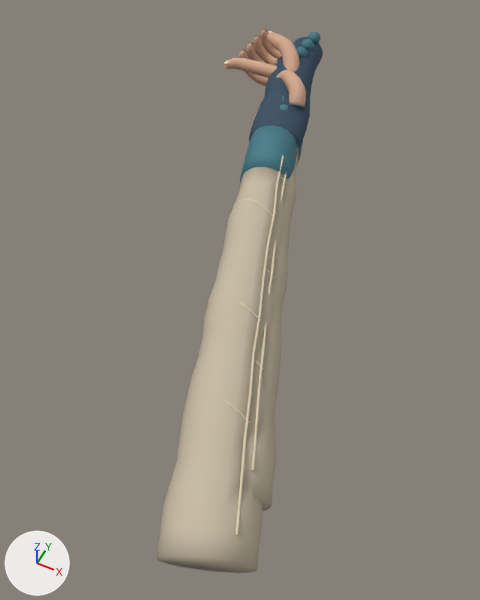
Renders of the glTF model models/csgo/anime-karambit-hand.glb from each side of a commit.
The view is the same before and after, from a 50 mm camera at (0.35, -0.734, 0.449) aimed at (0.122, -0.277, -0.122). The axes (+X, +Y, +Z) are drawn at lower left. The lights are the same throughout. The picture after the commit comes second. Where no turn or scale is listed for an object, it has been applied to the vertices.

The first picture shows 'attackHand_Ivory tailored stitching', 'attackHand_Soft ivory field sleeve', 'attackHand_Tailored graphite glove', 'attackHand_Teal glove binding', 'attackHand_Warm exposed fingers', 'rightHand_Ivory tailored stitching', 'rightHand_Soft ivory field sleeve', 'rightHand_Tailored graphite glove', 'rightHand_Teal glove binding', 'rightHand_Warm exposed fingers'.
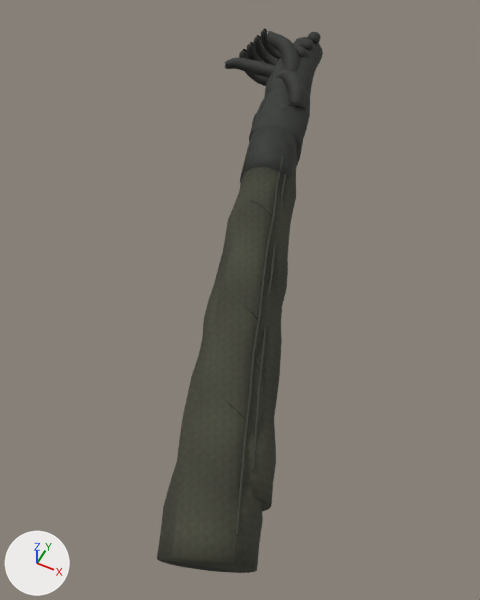
The change, as a diff of the scene's bpy script:
```diff
--- a/models/csgo/anime-karambit-hand.glb.py
+++ b/models/csgo/anime-karambit-hand.glb.py
@@ mat_realistic_charcoal_glove_teal_glove_binding @@
+mat_realistic_charcoal_glove_teal_glove_binding = bpy.data.materials.new('Realistic charcoal glove teal glove binding')
+# uses the picture img_realistic_leather_albedo
+# uses the picture img_realistic_leather_relief
+# uses the picture img_realistic_leather_roughness
@@ mat_realistic_charcoal_glove_tailored_graphite_glove @@
+mat_realistic_charcoal_glove_tailored_graphite_glove = bpy.data.materials.new('Realistic charcoal glove tailored graphite glove')
+# uses the picture img_realistic_leather_albedo
+# uses the picture img_realistic_leather_relief
+# uses the picture img_realistic_leather_roughness
@@ mat_realistic_charcoal_glove_warm_exposed_fingers @@
+mat_realistic_charcoal_glove_warm_exposed_fingers = bpy.data.materials.new('Realistic charcoal glove warm exposed fingers')
+# uses the picture img_realistic_leather_albedo
+# uses the picture img_realistic_leather_relief
+# uses the picture img_realistic_leather_roughness
@@ mat_realistic_olive_field_ripstop @@
+mat_realistic_olive_field_ripstop = bpy.data.materials.new('Realistic olive field ripstop')
+# uses the picture img_realistic_cloth_albedo
+# uses the picture img_realistic_cloth_relief
+# uses the picture img_realistic_cloth_roughness
@@ mat_realistic_muted_olive_sleeve_stitching @@
+mat_realistic_muted_olive_sleeve_stitching = bpy.data.materials.new('Realistic muted olive sleeve stitching')
+# nodes: BsdfPrincipled, Mix, OutputMaterial, VertexColor
+# colours: dark grey #3c3f35, mixed with the vertex colours
@@ me_curved_sleeve_fold_003 @@
 me_curved_sleeve_fold_003.from_pydata(...)  # 192 vertices, 336 faces; spans x 0.075..0.234, y -0.473..-0.081, z -0.104..-0.012
-me_curved_sleeve_fold_003.materials.append(mat_ivory_tailored_stitching)
+me_curved_sleeve_fold_003.materials.append(mat_realistic_muted_olive_sleeve_stitching)
@@ me_rounded_tailored_forearm_001 @@
 me_rounded_tailored_forearm_001.from_pydata(...)  # 480 vertices, 956 faces; spans x 0.04..0.254, y -0.512..-0.032, z -0.198..0.001
-me_rounded_tailored_forearm_001.materials.append(mat_soft_ivory_field_sleeve)
+me_rounded_tailored_forearm_001.materials.append(mat_realistic_olive_field_ripstop)
@@ me_closed_power_grip_palm @@
 me_closed_power_grip_palm.from_pydata(...)  # 180 vertices, 356 faces; spans x 0.0246..0.0925, y -0.0553..0.0803, z -0.0501..0.0179
-me_closed_power_grip_palm.materials.append(mat_tailored_graphite_glove)
+me_closed_power_grip_palm.materials.append(mat_realistic_charcoal_glove_tailored_graphite_glove)
@@ me_rolled_fingerless_edge_005 @@
 me_rolled_fingerless_edge_005.from_pydata(...)  # 836 vertices, 1596 faces; spans x 0.021..0.113, y -0.112..0.106, z -0.077..0.024
-me_rolled_fingerless_edge_005.materials.append(mat_teal_glove_binding)
+me_rolled_fingerless_edge_005.materials.append(mat_realistic_charcoal_glove_teal_glove_binding)
@@ me_closed_index_finger @@
 me_closed_index_finger.from_pydata(...)  # 3101 vertices, 6182 faces; spans x -0.0324..0.0687, y -0.0126..0.1066, z -0.0433..0.0347
-me_closed_index_finger.materials.append(mat_warm_exposed_fingers)
+me_closed_index_finger.materials.append(mat_realistic_charcoal_glove_warm_exposed_fingers)
@@ me_curved_sleeve_fold @@
 me_curved_sleeve_fold.from_pydata(...)  # 192 vertices, 336 faces; spans x 0.088..0.247, y -0.531..-0.139, z -0.108..-0.016
-me_curved_sleeve_fold.materials.append(mat_ivory_tailored_stitching)
+me_curved_sleeve_fold.materials.append(mat_realistic_muted_olive_sleeve_stitching)
@@ me_rounded_tailored_forearm @@
 me_rounded_tailored_forearm.from_pydata(...)  # 480 vertices, 956 faces; spans x 0.053..0.267, y -0.57..-0.09, z -0.202..-0.003
-me_rounded_tailored_forearm.materials.append(mat_soft_ivory_field_sleeve)
+me_rounded_tailored_forearm.materials.append(mat_realistic_olive_field_ripstop)
@@ me_curved_fingerless_glove_palm @@
 me_curved_fingerless_glove_palm.from_pydata(...)  # 180 vertices, 356 faces; spans x 0.0375..0.1113, y -0.108..-0.0107, z -0.0554..0.0058
-me_curved_fingerless_glove_palm.materials.append(mat_tailored_graphite_glove)
+me_curved_fingerless_glove_palm.materials.append(mat_realistic_charcoal_glove_tailored_graphite_glove)
@@ me_rolled_fingerless_edge @@
 me_rolled_fingerless_edge.from_pydata(...)  # 834 vertices, 1596 faces; spans x 0.045..0.126, y -0.17..0.0, z -0.081..0.012
-me_rolled_fingerless_edge.materials.append(mat_teal_glove_binding)
+me_rolled_fingerless_edge.materials.append(mat_realistic_charcoal_glove_teal_glove_binding)
@@ me_index_through_the_ring @@
 me_index_through_the_ring.from_pydata(...)  # 2789 vertices, 5558 faces; spans x -0.0344..0.0959, y -0.0831..0.0079, z -0.0576..0.0193
-me_index_through_the_ring.materials.append(mat_warm_exposed_fingers)
+me_index_through_the_ring.materials.append(mat_realistic_charcoal_glove_warm_exposed_fingers)
```

Changed parts and their boxes (x1, y1, x2, y2) in the pictures (480 x 600 px):
'rightHand_Soft ivory field sleeve', recoloured (beige to grey)
    both: (157, 167, 285, 573)
'attackHand_Soft ivory field sleeve', recoloured (brown to black)
    both: (244, 148, 299, 511)
'rightHand_Teal glove binding', recoloured (cyan to black)
    both: (240, 104, 306, 183)
'rightHand_Tailored graphite glove', recoloured
    both: (249, 88, 310, 148)
'attackHand_Warm exposed fingers', recoloured (beige to black)
    both: (239, 30, 300, 86)
'rightHand_Warm exposed fingers', recoloured (beige to black)
    both: (225, 58, 306, 125)
'rightHand_Ivory tailored stitching', recoloured
    both: (224, 155, 284, 535)
'attackHand_Tailored graphite glove', recoloured
    both: (264, 37, 323, 98)
'attackHand_Ivory tailored stitching', recoloured
    both: (251, 174, 286, 471)
'attackHand_Teal glove binding', recoloured
    both: (275, 32, 321, 159)
